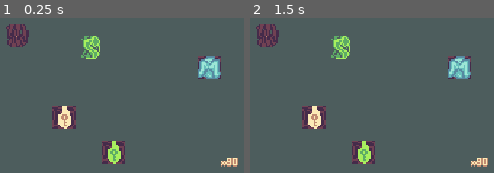
Above: before the commit, frames 1-2 (left to right).
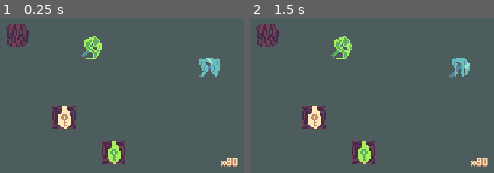
Above: after the commit, the same moments.

Repository: Patashu/Achronal-Dungeon
Game: Godot game, scene res://TileSet.tscn
Same seed, same stepped clock (60 frames per second), same inputs: the game is played once before the commit and once after it. This scene is started directly instead of the project's main scene.
Inputs (mouse positions are in pixels of both pictures, inside the frame that each line leads up to):
- Up to frame 1 (0.25 s): no input
- Up to frame 2 (1.5 s): tap Enter (ui_accept) at 0.5, 0.77 s; move the mouse to (outside the picture) at 0.52 s; hold Right (ui_right) 0.53-1.28 s; tap X (action) at 0.6 s; tap R (restart) at 1.25 s; move the mouse to (486, 165) at 1.27 s; hold Down (ui_down) from 1.28 s (still down); tap Shift (run_modifier) at 1.35 s

The runs differ from the first frame. In frame 1, 1.6% of the frame differs, in the area x 33-91%, y 11-40%; in frame 2, 1.6%.

Commit message:
some more Roxxy assets

Diff:
--- a/TileSet.tscn
+++ b/TileSet.tscn
@@ -66,6 +66,14 @@
 [ext_resource path="res://assets/greenshield2.png" type="Texture" id=64]
 [ext_resource path="res://assets/greenpotion2.png" type="Texture" id=65]
 [ext_resource path="res://assets/potion2.png" type="Texture" id=66]
+[ext_resource path="res://assets/key2.png" type="Texture" id=67]
+[ext_resource path="res://assets/greenkey2.png" type="Texture" id=68]
+[ext_resource path="res://assets/greenpickaxe2.png" type="Texture" id=69]
+[ext_resource path="res://assets/pickaxe2.png" type="Texture" id=70]
+[ext_resource path="res://assets/warpwings2.png" type="Texture" id=71]
+[ext_resource path="res://assets/greenwarpwings2.png" type="Texture" id=72]
+[ext_resource path="res://assets/headband2.png" type="Texture" id=73]
+[ext_resource path="res://assets/greenheadband2.png" type="Texture" id=74]
 
 [sub_resource type="AnimatedTexture" id=6]
 frames = 2
@@ -107,6 +115,62 @@
 fps = 1.0
 frame_0/texture = ExtResource( 1 )
 frame_1/texture = ExtResource( 62 )
+frame_1/delay_sec = 0.0
+
+[sub_resource type="AnimatedTexture" id=9]
+frames = 2
+fps = 1.0
+frame_0/texture = ExtResource( 29 )
+frame_1/texture = ExtResource( 69 )
+frame_1/delay_sec = 0.0
+
+[sub_resource type="AnimatedTexture" id=11]
+frames = 2
+fps = 1.0
+frame_0/texture = ExtResource( 35 )
+frame_1/texture = ExtResource( 72 )
+frame_1/delay_sec = 0.0
+
+[sub_resource type="AnimatedTexture" id=10]
+frames = 2
+fps = 1.0
+frame_0/texture = ExtResource( 32 )
+frame_1/texture = ExtResource( 70 )
+frame_1/delay_sec = 0.0
+
+[sub_resource type="AnimatedTexture" id=12]
+frames = 2
+fps = 1.0
+frame_0/texture = ExtResource( 34 )
+frame_1/texture = ExtResource( 71 )
+frame_1/delay_sec = 0.0
+
+[sub_resource type="AnimatedTexture" id=7]
+frames = 2
+fps = 1.0
+frame_0/texture = ExtResource( 41 )
+frame_1/texture = ExtResource( 67 )
+frame_1/delay_sec = 0.0
+
+[sub_resource type="AnimatedTexture" id=8]
+frames = 2
+fps = 1.0
+frame_0/texture = ExtResource( 39 )
+frame_1/texture = ExtResource( 68 )
+frame_1/delay_sec = 0.0
+
+[sub_resource type="AnimatedTexture" id=13]
+frames = 2
+fps = 1.0
+frame_0/texture = ExtResource( 56 )
+frame_1/texture = ExtResource( 73 )
+frame_1/delay_sec = 0.0
+
+[sub_resource type="AnimatedTexture" id=14]
+frames = 2
+fps = 1.0
+frame_0/texture = ExtResource( 57 )
+frame_1/texture = ExtResource( 74 )
 frame_1/delay_sec = 0.0
 
 [node name="TileSet" type="Node2D"]
@@ -233,7 +297,7 @@
 
 [node name="Greenpickaxe" type="Sprite" parent="."]
 position = Vector2( 65, 111 )
-texture = ExtResource( 29 )
+texture = SubResource( 9 )
 
 [node name="Greenplayer" type="Sprite" parent="."]
 position = Vector2( 65, 111 )
@@ -245,7 +309,7 @@
 
 [node name="Greenwarpwings" type="Sprite" parent="."]
 position = Vector2( 146, 125 )
-texture = ExtResource( 35 )
+texture = SubResource( 11 )
 
 [node name="Magicmirror" type="Sprite" parent="."]
 position = Vector2( 146, 125 )
@@ -253,15 +317,15 @@
 
 [node name="Pickaxe" type="Sprite" parent="."]
 position = Vector2( 146, 125 )
-texture = ExtResource( 32 )
+texture = SubResource( 10 )
 
 [node name="Warpwings" type="Sprite" parent="."]
 position = Vector2( 146, 125 )
-texture = ExtResource( 34 )
+texture = SubResource( 12 )
 
 [node name="Key" type="Sprite" parent="."]
 position = Vector2( 46, 159 )
-texture = ExtResource( 41 )
+texture = SubResource( 7 )
 
 [node name="Lock" type="Sprite" parent="."]
 position = Vector2( 46, 159 )
@@ -269,7 +333,7 @@
 
 [node name="Greenkey" type="Sprite" parent="."]
 position = Vector2( 80, 183 )
-texture = ExtResource( 39 )
+texture = SubResource( 8 )
 
 [node name="Greenlock" type="Sprite" parent="."]
 position = Vector2( 80, 183 )
@@ -334,11 +398,11 @@
 
 [node name="Headband" type="Sprite" parent="."]
 position = Vector2( -8, 185 )
-texture = ExtResource( 56 )
+texture = SubResource( 13 )
 
 [node name="Greenheadband" type="Sprite" parent="."]
 position = Vector2( -14, 199 )
-texture = ExtResource( 57 )
+texture = SubResource( 14 )
 
 [node name="25" type="Sprite" parent="."]
 position = Vector2( -81, 135 )
--- a/tiles.tres
+++ b/tiles.tres
@@ -65,6 +65,14 @@
 [ext_resource path="res://assets/greenshield2.png" type="Texture" id=63]
 [ext_resource path="res://assets/greenpotion2.png" type="Texture" id=64]
 [ext_resource path="res://assets/potion2.png" type="Texture" id=65]
+[ext_resource path="res://assets/key2.png" type="Texture" id=66]
+[ext_resource path="res://assets/greenkey2.png" type="Texture" id=67]
+[ext_resource path="res://assets/greenpickaxe2.png" type="Texture" id=68]
+[ext_resource path="res://assets/pickaxe2.png" type="Texture" id=69]
+[ext_resource path="res://assets/greenheadband2.png" type="Texture" id=70]
+[ext_resource path="res://assets/warpwings2.png" type="Texture" id=71]
+[ext_resource path="res://assets/greenwarpwings2.png" type="Texture" id=72]
+[ext_resource path="res://assets/headband2.png" type="Texture" id=73]
 
 [sub_resource type="AnimatedTexture" id=6]
 frames = 2
@@ -87,11 +95,67 @@
 frame_1/texture = ExtResource( 60 )
 frame_1/delay_sec = 0.0
 
+[sub_resource type="AnimatedTexture" id=9]
+frames = 2
+fps = 1.0
+frame_0/texture = ExtResource( 29 )
+frame_1/texture = ExtResource( 68 )
+frame_1/delay_sec = 0.0
+
+[sub_resource type="AnimatedTexture" id=11]
+frames = 2
+fps = 1.0
+frame_0/texture = ExtResource( 35 )
+frame_1/texture = ExtResource( 72 )
+frame_1/delay_sec = 0.0
+
+[sub_resource type="AnimatedTexture" id=10]
+frames = 2
+fps = 1.0
+frame_0/texture = ExtResource( 32 )
+frame_1/texture = ExtResource( 69 )
+frame_1/delay_sec = 0.0
+
+[sub_resource type="AnimatedTexture" id=12]
+frames = 2
+fps = 1.0
+frame_0/texture = ExtResource( 34 )
+frame_1/texture = ExtResource( 71 )
+frame_1/delay_sec = 0.0
+
+[sub_resource type="AnimatedTexture" id=7]
+frames = 2
+fps = 1.0
+frame_0/texture = ExtResource( 41 )
+frame_1/texture = ExtResource( 66 )
+frame_1/delay_sec = 0.0
+
+[sub_resource type="AnimatedTexture" id=8]
+frames = 2
+fps = 1.0
+frame_0/texture = ExtResource( 39 )
+frame_1/texture = ExtResource( 67 )
+frame_1/delay_sec = 0.0
+
 [sub_resource type="AnimatedTexture" id=5]
 frames = 2
 fps = 1.0
 frame_0/texture = ExtResource( 11 )
 frame_1/texture = ExtResource( 64 )
+frame_1/delay_sec = 0.0
+
+[sub_resource type="AnimatedTexture" id=13]
+frames = 2
+fps = 1.0
+frame_0/texture = ExtResource( 55 )
+frame_1/texture = ExtResource( 73 )
+frame_1/delay_sec = 0.0
+
+[sub_resource type="AnimatedTexture" id=14]
+frames = 2
+fps = 1.0
+frame_0/texture = ExtResource( 56 )
+frame_1/texture = ExtResource( 70 )
 frame_1/delay_sec = 0.0
 
 [sub_resource type="AnimatedTexture" id=4]
@@ -530,7 +594,7 @@
 29/shapes = [  ]
 29/z_index = 0
 30/name = "Greenpickaxe"
-30/texture = ExtResource( 29 )
+30/texture = SubResource( 9 )
 30/tex_offset = Vector2( 0, 0 )
 30/modulate = Color( 1, 1, 1, 1 )
 30/region = Rect2( 0, 0, 16, 16 )
@@ -572,7 +636,7 @@
 32/shapes = [  ]
 32/z_index = 0
 33/name = "Greenwarpwings"
-33/texture = ExtResource( 35 )
+33/texture = SubResource( 11 )
 33/tex_offset = Vector2( 0, 0 )
 33/modulate = Color( 1, 1, 1, 1 )
 33/region = Rect2( 0, 0, 16, 16 )
@@ -600,7 +664,7 @@
 34/shapes = [  ]
 34/z_index = 0
 35/name = "Pickaxe"
-35/texture = ExtResource( 32 )
+35/texture = SubResource( 10 )
 35/tex_offset = Vector2( 0, 0 )
 35/modulate = Color( 1, 1, 1, 1 )
 35/region = Rect2( 0, 0, 16, 16 )
@@ -614,7 +678,7 @@
 35/shapes = [  ]
 35/z_index = 0
 36/name = "Warpwings"
-36/texture = ExtResource( 34 )
+36/texture = SubResource( 12 )
 36/tex_offset = Vector2( 0, 0 )
 36/modulate = Color( 1, 1, 1, 1 )
 36/region = Rect2( 0, 0, 16, 16 )
@@ -628,7 +692,7 @@
 36/shapes = [  ]
 36/z_index = 0
 37/name = "Key"
-37/texture = ExtResource( 41 )
+37/texture = SubResource( 7 )
 37/tex_offset = Vector2( 0, 0 )
 37/modulate = Color( 1, 1, 1, 1 )
 37/region = Rect2( 0, 0, 16, 16 )
@@ -656,7 +720,7 @@
 38/shapes = [  ]
 38/z_index = 0
 39/name = "Greenkey"
-39/texture = ExtResource( 39 )
+39/texture = SubResource( 8 )
 39/tex_offset = Vector2( 0, 0 )
 39/modulate = Color( 1, 1, 1, 1 )
 39/region = Rect2( 0, 0, 16, 16 )
@@ -866,7 +930,7 @@
 53/shapes = [  ]
 53/z_index = 0
 54/name = "Headband"
-54/texture = ExtResource( 55 )
+54/texture = SubResource( 13 )
 54/tex_offset = Vector2( 0, 0 )
 54/modulate = Color( 1, 1, 1, 1 )
 54/region = Rect2( 0, 0, 16, 16 )
@@ -880,7 +944,7 @@
 54/shapes = [  ]
 54/z_index = 0
 55/name = "Greenheadband"
-55/texture = ExtResource( 56 )
+55/texture = SubResource( 14 )
 55/tex_offset = Vector2( 0, 0 )
 55/modulate = Color( 1, 1, 1, 1 )
 55/region = Rect2( 0, 0, 16, 16 )
Not shown: 1 places in TileSet.tscn that only renumber resources
Binary file changed: assets/greenheadband.png
Binary file added: assets/greenheadband2.png
Not shown, added: assets/greenheadband2.png.import
Binary file changed: assets/greenkey.png
Binary file added: assets/greenkey2.png
Not shown, added: assets/greenkey2.png.import
Binary file changed: assets/greenpickaxe.png
Binary file added: assets/greenpickaxe2.png
Not shown, added: assets/greenpickaxe2.png.import
Binary file changed: assets/greenwarpwings.png
Binary file added: assets/greenwarpwings2.png
(and 15 more such lines)
